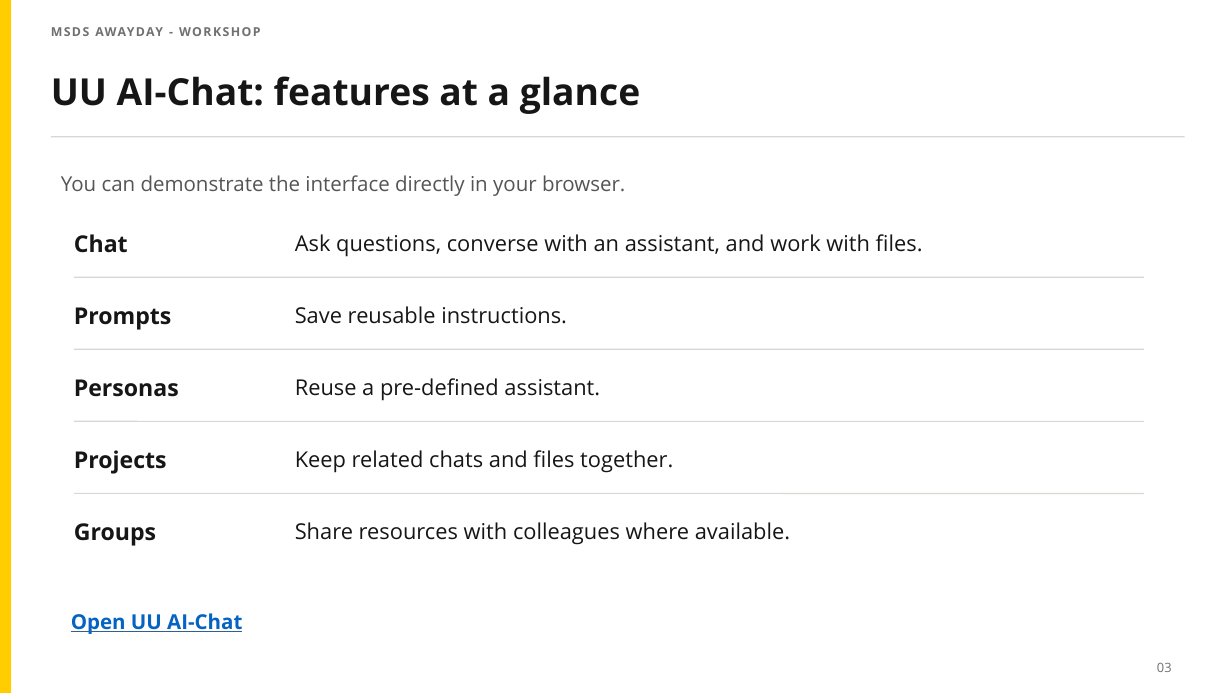
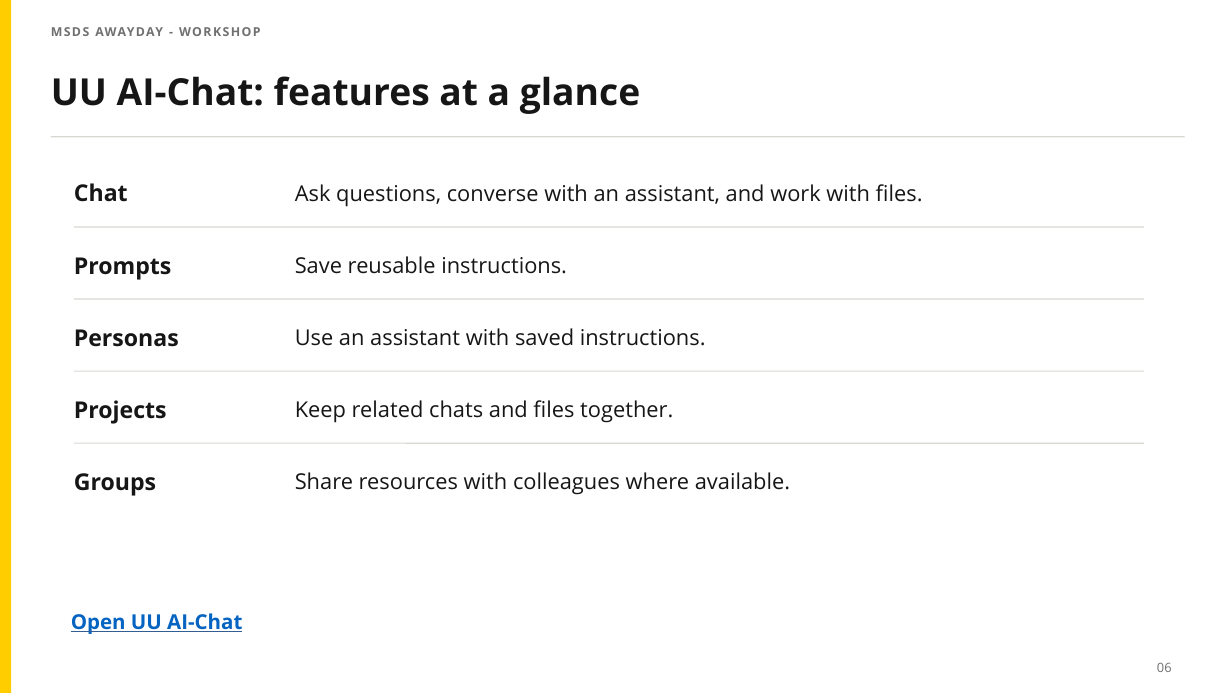
Before and after one commit to zgrtgy/msds-awayday-tutorial, a slide deck: slide 6 of slides/UU_AI_Chat_Admin_Intro.pptx. Drawn at 1232x693 pixels with LibreOffice and Linux fonts; fonts in the diff are those of the drawing. Boxes give left, top, right and bottom in pixels: in the first picture for what was removed or moved away, otherwise in the second. Text is boxed around its words. In the diff, an @@ line names an element or a change of style, - is before the commit and + after.

```diff
--- a/slides/UU_AI_Chat_Admin_Intro.pptx
+++ b/slides/UU_AI_Chat_Admin_Intro.pptx
@@ text removed at (61,175,625,196) @@
-You can demonstrate the interface directly in your browser.
@@ text at (295,328,706,346): text changed @@
-Reuse a pre-defined assistant.
+Use an assistant with saved instructions.
@@ 9 texts, 4 lines: place and size @@
-9 texts, 4 lines at (74,234,1144,546)
+9 texts, 4 lines at (74,183,1144,496)
@@ text at (1157,662,1172,672): text changed @@
-03
+06
```
Also in this commit, not shown: 9 other slides changed, 1 slide added, 2 other files.
